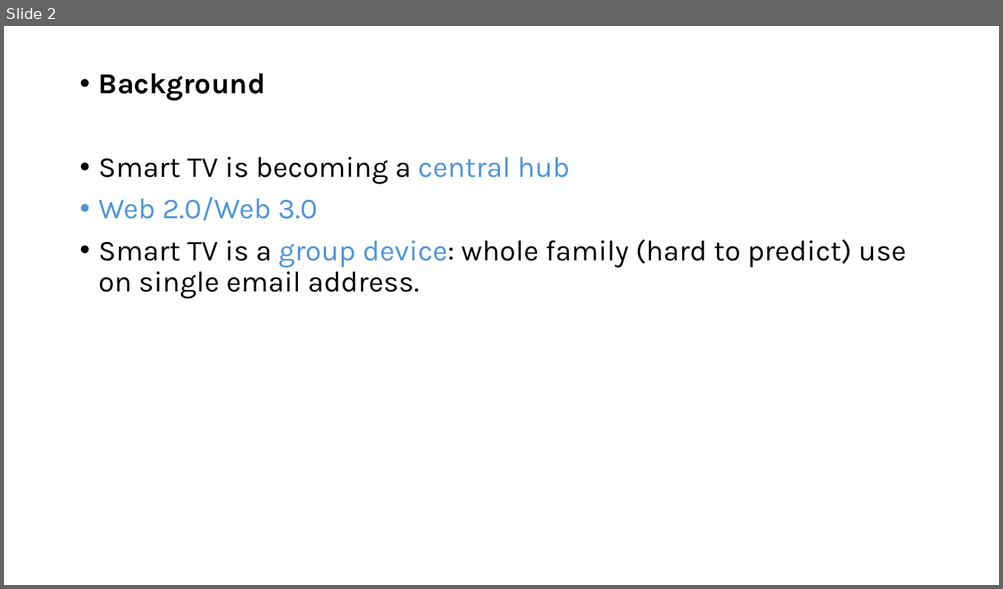
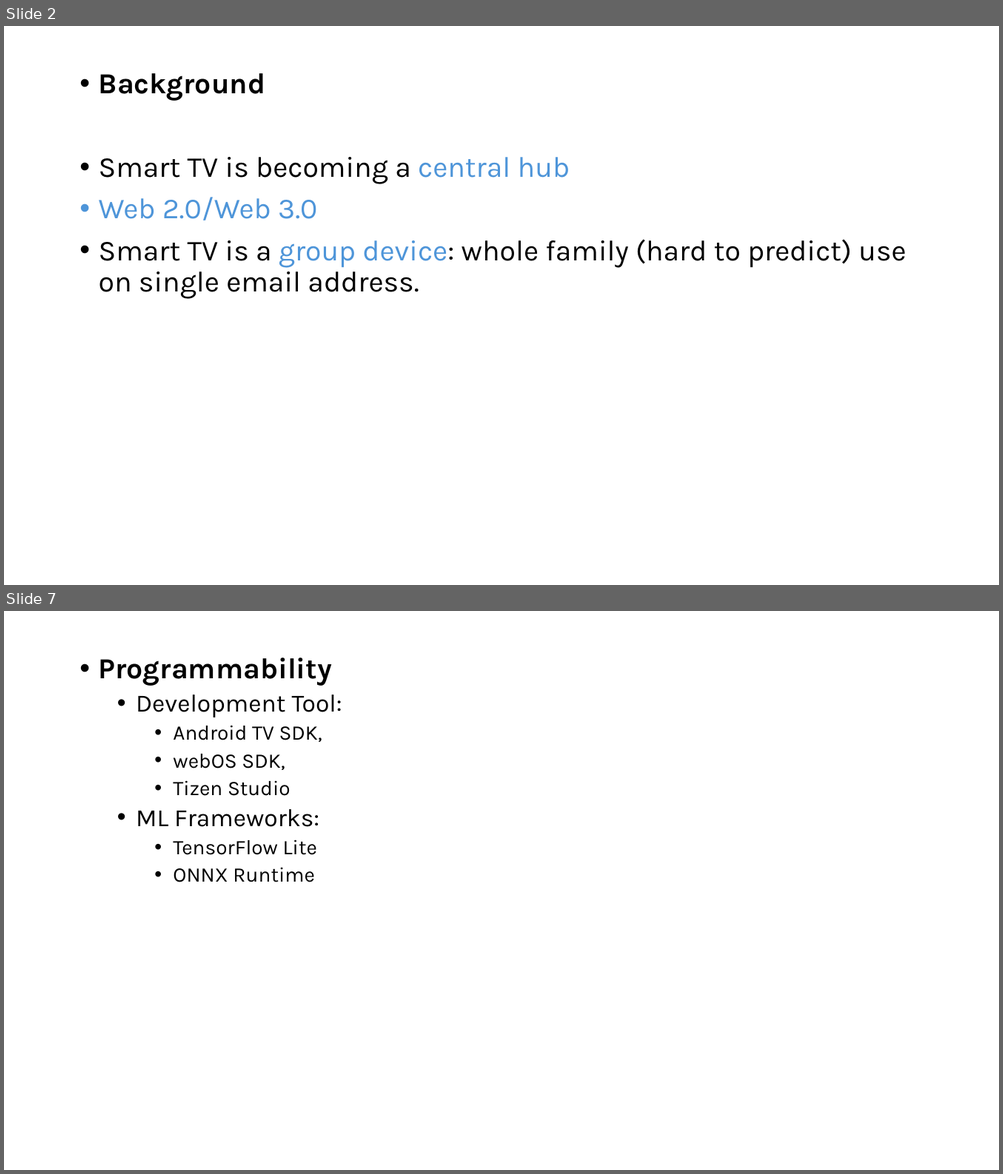
Before and after one commit to GXG-CS/smartTV, a slide deck: smartTV.pptx. Shown one above the other, each under a label of ours: slide 2 before the commit, slides 2 and 7 after it; the slides between them are not shown. The pictures are 1003x589 and 1003x1174 pixels, drawn with LibreOffice and Linux fonts; fonts in the diff are those of the drawing. Boxes give left, top, right and bottom in pixels: in the first picture for what was removed or moved away, otherwise in the second. Text is boxed around its words. In the diff, an @@ line names an element or a change of style, - is before the commit and + after.

```diff
--- a/smartTV.pptx
+++ b/smartTV.pptx
@@ slide 7 added at bbox=[4, 611, 999, 1170], background #FFFFFF @@
@@ text added at bbox=[99, 658, 342, 883], 20 pt, text #000000 @@
+• Programmability
+  • Development Tool:
+    • Android TV SDK,
+    • webOS SDK,
+    • Tizen Studio
+  • ML Frameworks:
+    • TensorFlow Lite
+    • ONNX Runtime
```
Also in this commit, not shown: 6 other slides added, 2 slides removed.
